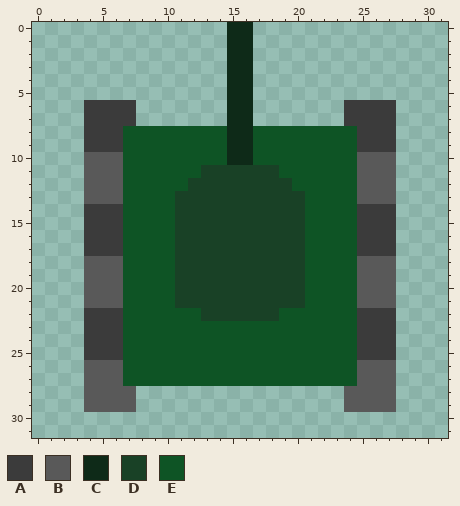
Two states of a pixel-art sprite, Resources/default_tank_human.png. Above is the file before it was changed.
The file is 32x32 pixels. Pixels under 10% opacity are left out. Colours within 5 levels of each other are drawn and written as one.
Palette (. is transparent): A #3b3b3b  B #595959  C #0e2a18  D #194126  E #0e5425
The same view after the edit:
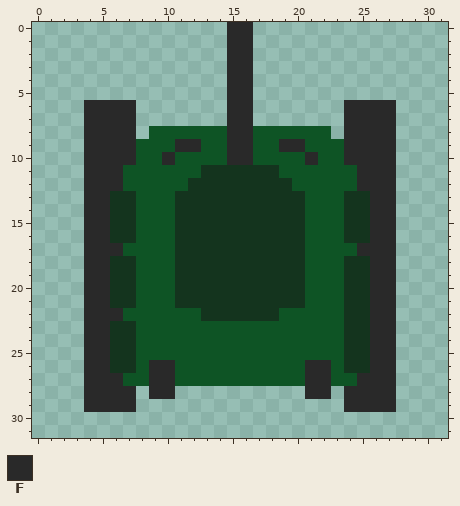
Colours new in this view: F #292929
Difference:
@@ palette @@
-D #194126
+D #14341e
@@ x 0..31 @@
- 0 ...............CC...............
- 1 ...............CC...............
- 2 ...............CC...............
- 3 ...............CC...............
- 4 ...............CC...............
- 5 ...............CC...............
- 6 ....AAAA.......CC.......AAAA....
- 7 ....AAAA.......CC.......AAAA....
- 8 ....AAAEEEEEEEECCEEEEEEEEAAA....
- 9 ....AAAEEEEEEEECCEEEEEEEEAAA....
-10 ....BBBEEEEEEEECCEEEEEEEEBBB....
-11 ....BBBEEEEEEDDDDDDEEEEEEBBB....
-12 ....BBBEEEEEDDDDDDDDEEEEEBBB....
-13 ....BBBEEEEDDDDDDDDDDEEEEBBB....
-14 ....AAAEEEEDDDDDDDDDDEEEEAAA....
-15 ....AAAEEEEDDDDDDDDDDEEEEAAA....
-16 ....AAAEEEEDDDDDDDDDDEEEEAAA....
-17 ....AAAEEEEDDDDDDDDDDEEEEAAA....
-18 ....BBBEEEEDDDDDDDDDDEEEEBBB....
-19 ....BBBEEEEDDDDDDDDDDEEEEBBB....
-20 ....BBBEEEEDDDDDDDDDDEEEEBBB....
-21 ....BBBEEEEDDDDDDDDDDEEEEBBB....
-22 ....AAAEEEEEEDDDDDDEEEEEEAAA....
-23 ....AAAEEEEEEEEEEEEEEEEEEAAA....
-24 ....AAAEEEEEEEEEEEEEEEEEEAAA....
-25 ....AAAEEEEEEEEEEEEEEEEEEAAA....
-26 ....BBBEEEEEEEEEEEEEEEEEEBBB....
-27 ....BBBEEEEEEEEEEEEEEEEEEBBB....
-28 ....BBBB................BBBB....
-29 ....BBBB................BBBB....
+ 0 ...............FF...............
+ 1 ...............FF...............
+ 2 ...............FF...............
+ 3 ...............FF...............
+ 4 ...............FF...............
+ 5 ...............FF...............
+ 6 ....FFFF.......FF.......FFFF....
+ 7 ....FFFF.......FF.......FFFF....
+ 8 ....FFFF.EEEEEEFFEEEEEE.FFFF....
+ 9 ....FFFFEEEFFEEFFEEFFEEEFFFF....
+10 ....FFFFEEFEEEEFFEEEEFEEFFFF....
+11 ....FFFEEEEEEDDDDDDEEEEEEFFF....
+12 ....FFFEEEEEDDDDDDDDEEEEEFFF....
+13 ....FFDDEEEDDDDDDDDDDEEEDDFF....
+14 ....FFDDEEEDDDDDDDDDDEEEDDFF....
+15 ....FFDDEEEDDDDDDDDDDEEEDDFF....
+16 ....FFDDEEEDDDDDDDDDDEEEDDFF....
+17 ....FFFEEEEDDDDDDDDDDEEEEFFF....
+18 ....FFDDEEEDDDDDDDDDDEEEDDFF....
+19 ....FFDDEEEDDDDDDDDDDEEEDDFF....
+20 ....FFDDEEEDDDDDDDDDDEEEDDFF....
+21 ....FFDDEEEDDDDDDDDDDEEEDDFF....
+22 ....FFFEEEEEEDDDDDDEEEEEDDFF....
+23 ....FFDDEEEEEEEEEEEEEEEEDDFF....
+24 ....FFDDEEEEEEEEEEEEEEEEDDFF....
+25 ....FFDDEEEEEEEEEEEEEEEEDDFF....
+26 ....FFDDEFFEEEEEEEEEEFFEDDFF....
+27 ....FFFEEFFEEEEEEEEEEFFEEFFF....
+28 ....FFFF.FF..........FF.FFFF....
+29 ....FFFF................FFFF....
 30 ................................
Pixel boxes of the changes (left, top, right, bottom) in both pictures:
changed: (84, 22, 396, 412)
